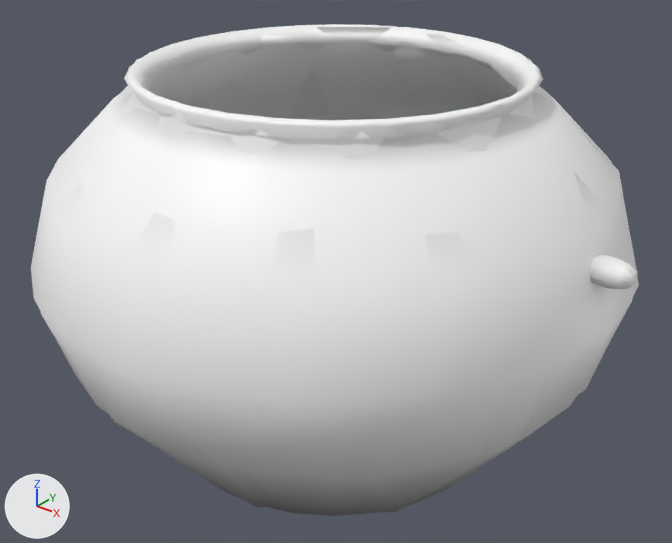
Two versions of the glTF model public/models/props/m_cookpot.glb, one commit apart.
The view is the same before and after, from a camera (50 mm lens) standing at (0.313, -0.39, 0.372) and looking at (-0.001, 0.003, 0.129). Every picture has the same lights, and +X, +Y and +Z are marked at lower left. The picture after the commit comes second.

Objects in the first picture: 'lod0__clay', 'lod1__clay'.
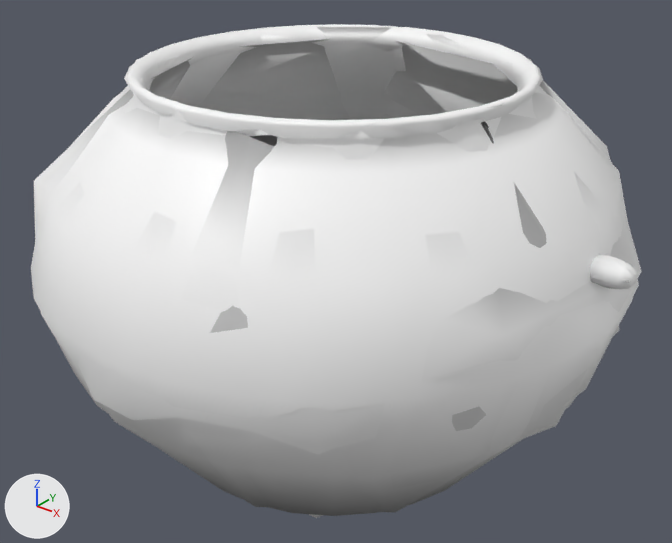
Diff of the bpy script that builds the scene:
```diff
--- a/public/models/props/m_cookpot.glb.py
+++ b/public/models/props/m_cookpot.glb.py
@@ mat_defaultmaterial_002 @@
+mat_defaultmaterial_002 = bpy.data.materials.new('DefaultMaterial.002')
+mat_defaultmaterial_002.use_nodes = True; mat_defaultmaterial_002.node_tree.nodes.clear()
+_N = mat_defaultmaterial_002.node_tree.nodes; _L = mat_defaultmaterial_002.node_tree.links
+n0 = _N.new('ShaderNodeOutputMaterial'); n0.name = 'Material Output'
+n1 = _N.new('ShaderNodeBsdfPrincipled'); n1.name = 'Principled BSDF'
+n2 = _N.new('ShaderNodeVertexColor'); n2.name = 'Color Attribute'
+_L.new(n1.outputs[0], n0.inputs[0])  # 'BSDF' to 'Surface'
+_L.new(n2.outputs[0], n1.inputs[0])  # 'Color' to 'Base Color'
@@ me_lod2__clay @@
+me_lod2__clay.from_pydata(...)  # 50 vertices, 86 faces; spans x -0.179..0.179, y -0.175..0.18, z -0.001..0.247
+me_lod2__clay.materials.append(mat_defaultmaterial_002)
@@ ob_lod2__clay @@
+ob_lod2__clay = bpy.data.objects.new('lod2__clay', me_lod2__clay)
+ob_lod2__clay.location = (0.0, 0.0, 0.0)
```

Changed parts and their boxes (x1, y1, x2, y2) in the pictures (672 x 543 px):
'lod2__clay', added
    after: (34, 39, 642, 518)
